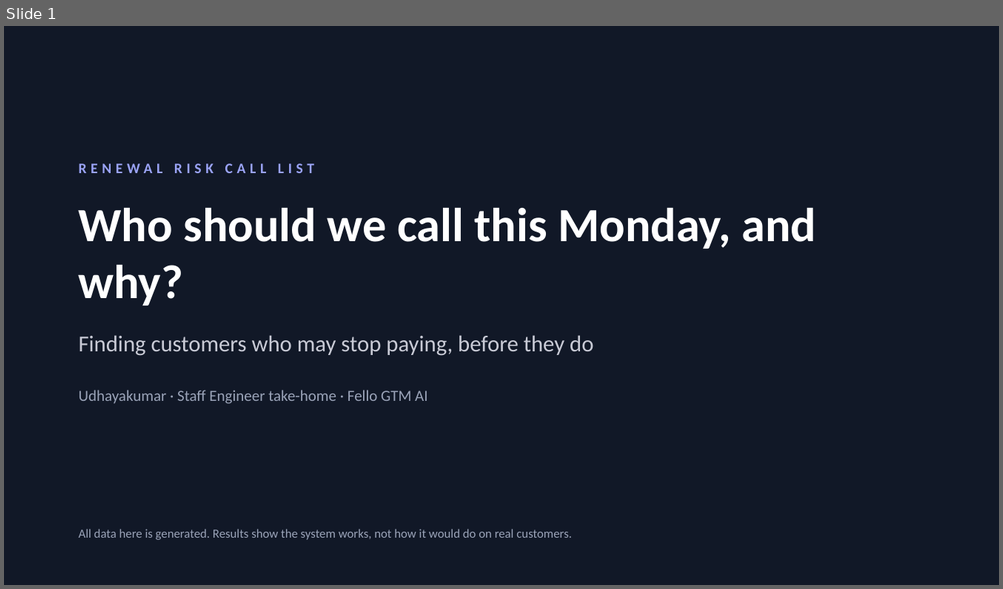
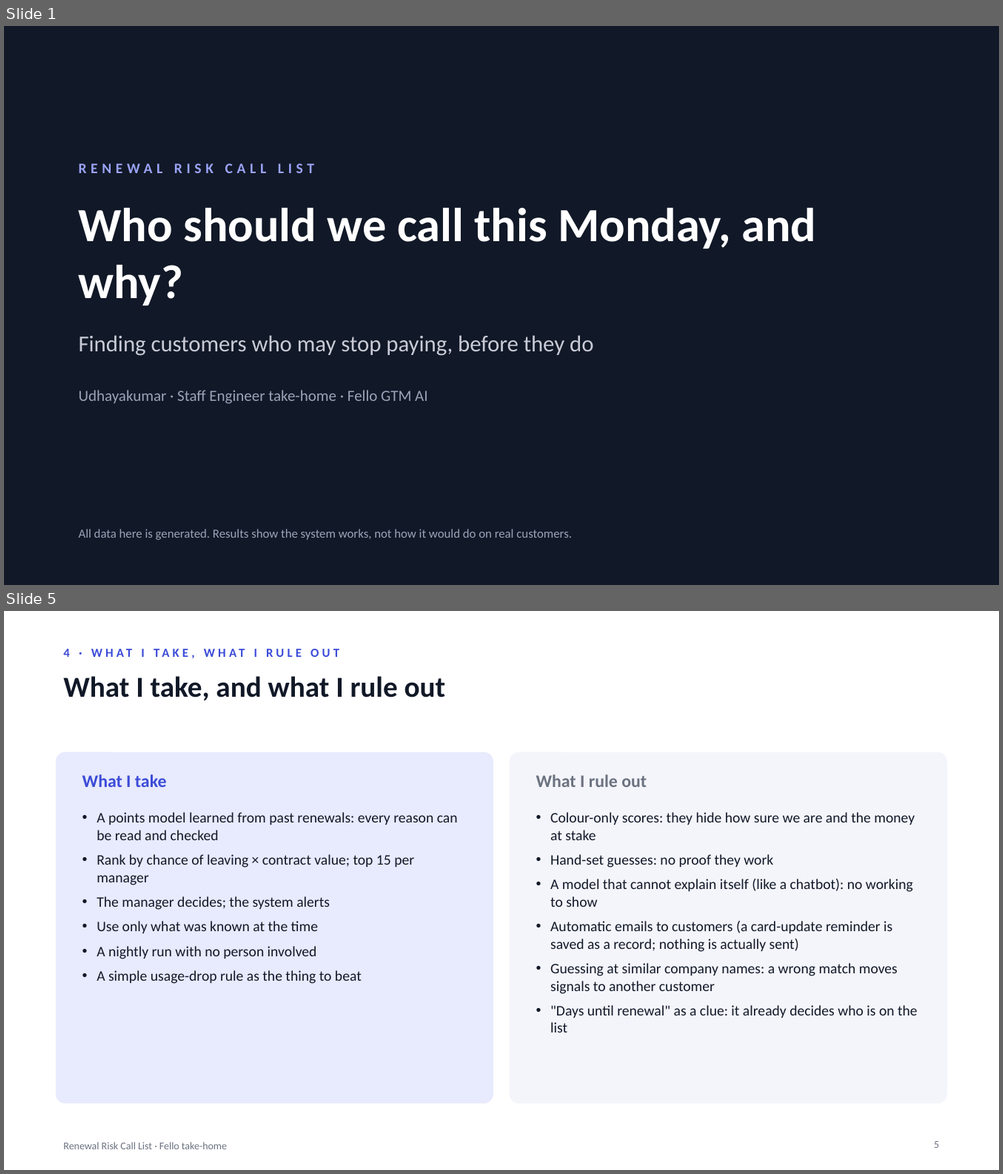
Before and after one commit to udhayakumaran/fello-renewal-risk, a slide deck: docs/renewal-risk-deck.pptx. Shown one above the other, each under a label of ours: slide 1 before the commit, slides 1 and 5 after it; the slides between them are not shown. The pictures are 1003x589 and 1003x1174 pixels, drawn with LibreOffice and Linux fonts; fonts in the diff are those of the drawing. Boxes give left, top, right and bottom in pixels: in the first picture for what was removed or moved away, otherwise in the second. Text is boxed around its words. In the diff, an @@ line names an element or a change of style, - is before the commit and + after.

```diff
--- a/docs/renewal-risk-deck.pptx
+++ b/docs/renewal-risk-deck.pptx
@@ slide 5 added at [4,611,999,1170], background #FFFFFF @@
@@ text added at [63,649,257,657], 12 pt, text #3B4BD8, bold @@
+4 · WHAT I TAKE, WHAT I RULE OUT
@@ text added at [63,676,446,701], 28 pt, text #111827, bold @@
+What I take, and what I rule out
@@ rounded rectangle added at [57,753,492,1103], fill #E8EAFD, outline #E8EAFD 1 pt @@
@@ rounded rectangle added at [510,753,946,1103], fill #F4F5FB, outline #F4F5FB 1 pt @@
@@ text added at [82,775,167,787], 17 pt, text #3B4BD8, bold @@
+What I take
@@ text added at [536,775,646,787], 17 pt, text #6B7280, bold @@
+What I rule out
@@ text added at [96,812,458,984], 14 pt, text #111827 @@
+• A points model learned from past renewals: every reason can be read and checked
+• Rank by chance of leaving × contract value; top 15 per manager
+• The manager decides; the system alerts
+• Use only what was known at the time
+• A nightly run with no person involved
+• A simple usage-drop rule as the thing to beat
@@ text added at [550,812,917,1033], 14 pt, text #111827 @@
+• Colour-only scores: they hide how sure we are and the money at stake
+• Hand-set guesses: no proof they work
+• A model that cannot explain itself (like a chatbot): no working to show
+• Automatic emails to customers (a card-update reminder is saved as a record; nothing is actually sent)
+• Guessing at similar company names: a wrong match moves signals to another customer
+• "Days until renewal" as a clue: it already decides who is on the list
@@ text added at [63,1142,227,1150], 10 pt, text #6B7280 @@
+Renewal Risk Call List · Fello take-home
@@ page number added at [933,1142,939,1148], 10 pt, text #6B7280 @@
+5
```
Also in this commit, not shown: 8 slides changed, 9 other slides added, 4 slides removed, 6 other files.
